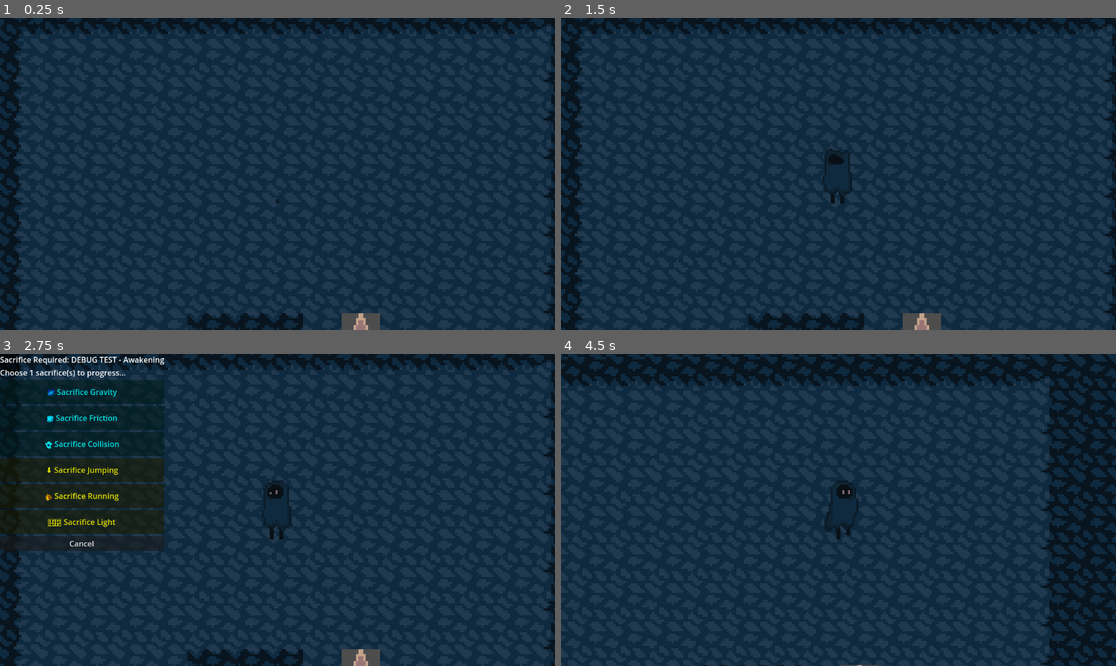
Above: before the commit, frames 1-4 (two rows, left to right).
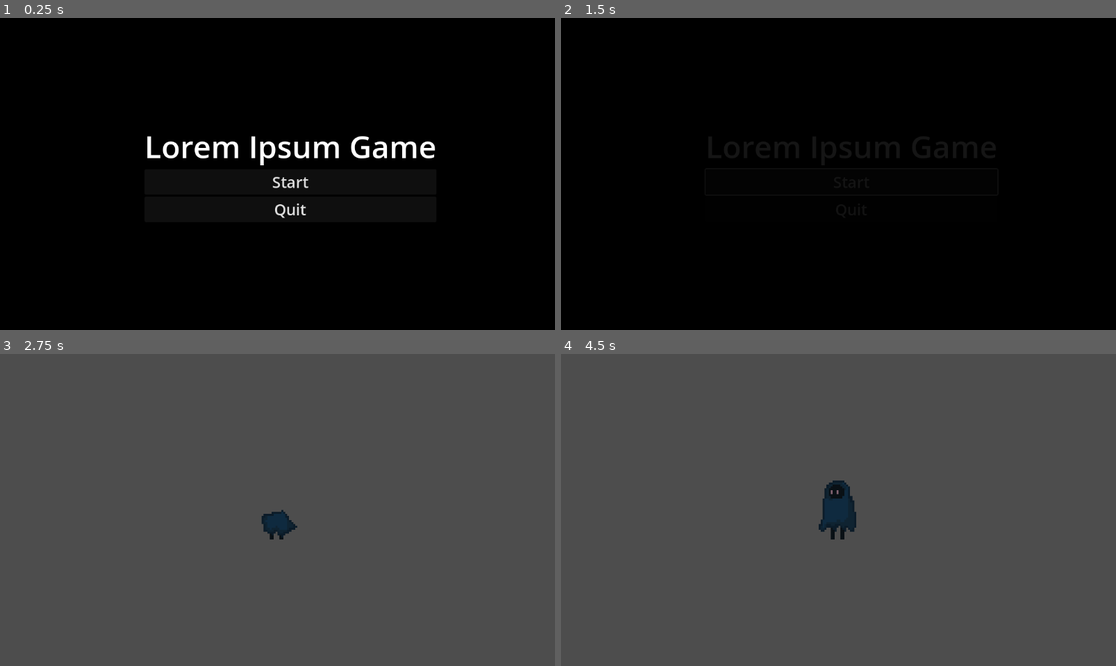
Above: after the commit, the same moments.

Repository: Sukarth/Hackclub-Jumpstart-Game
Game: Godot game, scene res://main_menu.tscn
Two runs of this game, one before a commit and one after it. Both use one fixed random seed, a clock stepped at 60 frames per second and the inputs below. Before the commit the project starts from res://game.tscn.
Inputs (mouse positions are in pixels of both pictures, inside the frame that each line leads up to):
- Up to frame 1 (0.25 s): no input
- Up to frame 2 (1.5 s): click (849, 183) at 0.5 s, where only the run after the commit has a clickable "Start"; click (849, 183) at 1.25 s, where only the run after the commit has a clickable "Start"
- Up to frame 3 (2.75 s): tap Enter at 2 s; hold D (move_right) from 2.03 s (still down); hold Up (trigger_sacrifice) from 2.03 s (still down); tap Space (jump) at 2.27 s
- Up to frame 4 (4.5 s): release D (move_right) at 2.75 s; release Up (trigger_sacrifice) at 2.75 s; click (644, 391) at 2.75 s, where only the run before the commit has a clickable "🌌 Sacrifice Gravity"; tap Space (jump) at 3.5, 3.77 s; hold D (move_right) 3.53-4.25 s; tap Down (show_progress) at 3.6 s; tap Up (trigger_sacrifice) at 3.8 s; click (644, 391) at 4.25 s, where only the run before the commit has a clickable "🧊 Sacrifice Friction"

The runs differ from the first frame. In frame 1, 100% of the frame differs, in the area x 0-100%, y 0-100%; in frame 2, 100%; in frame 3, 99%; in frame 4, 99%.

Commit message:
basic main menu

Diff:
--- /dev/null
+++ b/main_menu.tscn
@@ -0,0 +1,111 @@
+[gd_scene load_steps=5 format=3 uid="uid://fdr1rpk4bp1t"]
+
+[ext_resource type="Script" uid="uid://chl2jix5td472" path="res://scripts/MainMenu.gd" id="1_06t4h"]
+
+[sub_resource type="Animation" id="Animation_06t4h"]
+resource_name = "fade_out"
+tracks/0/type = "value"
+tracks/0/imported = false
+tracks/0/enabled = true
+tracks/0/path = NodePath("../FadeBox:color:a")
+tracks/0/interp = 1
+tracks/0/loop_wrap = true
+tracks/0/keys = {
+"times": PackedFloat32Array(0, 1),
+"transitions": PackedFloat32Array(1, 1),
+"update": 0,
+"values": [0.0, 1.0]
+}
+
+[sub_resource type="Animation" id="Animation_7vrkn"]
+length = 0.001
+tracks/0/type = "value"
+tracks/0/imported = false
+tracks/0/enabled = true
+tracks/0/path = NodePath("../FadeBox:color:a")
+tracks/0/interp = 1
+tracks/0/loop_wrap = true
+tracks/0/keys = {
+"times": PackedFloat32Array(0),
+"transitions": PackedFloat32Array(1),
+"update": 1,
+"values": [0.0]
+}
+
+[sub_resource type="AnimationLibrary" id="AnimationLibrary_fu7sn"]
+_data = {
+&"RESET": SubResource("Animation_7vrkn"),
+&"fade_out": SubResource("Animation_06t4h")
+}
+
+[node name="MainMenu" type="Control"]
+layout_mode = 3
+anchors_preset = 15
+anchor_right = 1.0
+anchor_bottom = 1.0
+grow_horizontal = 2
+grow_vertical = 2
+size_flags_horizontal = 4
+size_flags_vertical = 4
+mouse_filter = 1
+script = ExtResource("1_06t4h")
+
+[node name="ColorRect2" type="ColorRect" parent="."]
+layout_mode = 0
+offset_right = 1152.0
+offset_bottom = 648.0
+mouse_filter = 2
+color = Color(0, 0, 0, 1)
+
+[node name="MarginContainer" type="MarginContainer" parent="."]
+layout_mode = 0
+offset_right = 1206.0
+offset_bottom = 647.0
+mouse_filter = 2
+theme_override_constants/margin_left = 300
+theme_override_constants/margin_right = 300
+
+[node name="VBoxContainer" type="VBoxContainer" parent="MarginContainer"]
+layout_mode = 2
+alignment = 1
+
+[node name="Label" type="Label" parent="MarginContainer/VBoxContainer"]
+layout_mode = 2
+theme_override_font_sizes/font_size = 64
+text = "Lorem Ipsum Game"
+horizontal_alignment = 1
+
+[node name="StartButton" type="Button" parent="MarginContainer/VBoxContainer"]
+unique_name_in_owner = true
+z_index = 1
+layout_mode = 2
+mouse_filter = 1
+theme_override_font_sizes/font_size = 32
+text = "Start"
+
+[node name="QuitButton" type="Button" parent="MarginContainer/VBoxContainer"]
+unique_name_in_owner = true
+z_index = 1
+layout_mode = 2
+mouse_filter = 1
+theme_override_font_sizes/font_size = 32
+text = "Quit"
+
+[node name="FadeBox" type="ColorRect" parent="."]
+z_index = 2
+layout_mode = 0
+offset_right = 1152.0
+offset_bottom = 648.0
+mouse_filter = 2
+color = Color(0, 0, 0, 0)
+
+[node name="FadeAnimator" type="AnimationPlayer" parent="FadeBox"]
+unique_name_in_owner = true
+root_node = NodePath("../../MarginContainer")
+libraries = {
+&"": SubResource("AnimationLibrary_fu7sn")
+}
+
+[connection signal="pressed" from="MarginContainer/VBoxContainer/StartButton" to="." method="_on_start_pressed"]
+[connection signal="pressed" from="MarginContainer/VBoxContainer/QuitButton" to="." method="_on_quit_pressed"]
+[connection signal="animation_finished" from="FadeBox/FadeAnimator" to="." method="_on_fade_animator_animation_finished"]
--- a/project.godot
+++ b/project.godot
@@ -11,7 +11,7 @@
 [application]
 
 config/name="sacrifices must be made"
-run/main_scene="uid://yele7q4tlin3"
+run/main_scene="uid://fdr1rpk4bp1t"
 config/features=PackedStringArray("4.5", "Forward Plus")
 config/icon="res://icon.svg"
 
--- a/scripts/LevelManager.gd
+++ b/scripts/LevelManager.gd
@@ -80,20 +80,20 @@
 
 func _ready():
 	add_to_group("level_manager")
-	print("🗺 LevelManager ready")
+	print("LevelManager ready")
 	# Connect to GameManager signals if needed
 
 func set_sacrifice_ui(ui_node: Control):
-	print("🗺 LevelManager.set_sacrifice_ui() called with: ", ui_node)
+	print("LevelManager.set_sacrifice_ui() called with: ", ui_node)
 	sacrifice_ui = ui_node
 	if sacrifice_ui:
-		print("  UI node is valid, connecting signals...")
+		print("UI node is valid, connecting signals...")
 		# Connect to sacrifice UI signals
 		sacrifice_ui.sacrifice_made.connect(_on_sacrifice_made)
 		sacrifice_ui.choice_cancelled.connect(_on_sacrifice_cancelled)
-		print("📝 Connected to SacrificeChoice UI - reference stored!")
-	else:
-		print("  ⚠️ UI node is null!")
+		print("Connected to SacrificeChoice UI - reference stored!")
+	else:
+		print("UI node is null!")
 
 func start_level(level_key: String):
 	if not level_key in levels:
@@ -103,12 +103,12 @@
 	current_level = level_key
 	var level_data = levels[level_key]
 
-	print("🎆 Starting level: ", level_data.name)
-	print("  Description: ", level_data.description)
+	print("Starting level: ", level_data.name)
+	print("Description: ", level_data.description)
 
 	# Check if sacrifices are required
 	if level_data.sacrifice_count > 0:
-		print("⚠️ Level requires ", level_data.sacrifice_count, " sacrifice(s)")
+		print("Level requires ", level_data.sacrifice_count, " sacrifice(s)")
 		# Don't auto-trigger sacrifice UI - let level design decide when
 		return true
 	else:
@@ -134,13 +134,13 @@
 			available_sacrifices.append(sacrifice)
 
 	if available_sacrifices.is_empty():
-		print("⚠️ No available sacrifices left for this level!")
+		print("No available sacrifices left for this level!")
 		# Maybe allow progression anyway or show different message
 		return
 
-	print("🔮 Triggering sacrifice requirement...")
+	print("Triggering sacrifice requirement...")
 	if reason:
-		print("  Reason: ", reason)
+		print("Reason: ", reason)
 
 	# Show sacrifice UI if available
 	if sacrifice_ui:
@@ -154,8 +154,8 @@
 		# Emit signal for manual handling
 		sacrifice_required.emit(level_data.name, available_sacrifices)
 
-func _on_sacrifice_made(sacrifice_type: String, sacrifice_name: String):
-	print("✨ LevelManager: Sacrifice completed - ", sacrifice_name)
+func _on_sacrifice_made(_sacrifice_type: String, sacrifice_name: String):
+	print("LevelManager: Sacrifice completed - ", sacrifice_name)
 
 	# Check if level can now progress
 	var level_data = levels.get(current_level, {})
--- a/scripts/LevelTransition.gd
+++ b/scripts/LevelTransition.gd
@@ -6,17 +6,17 @@
 
 func _ready():
 	body_entered.connect(_on_player_entered)
-	print("🚪 Level transition ready - leads to: ", level_name)
+	print("Level transition ready - leads to: ", level_name)
 
 func _on_player_entered(body):
 	if body.is_in_group("player"):
-		print("🚀 Player reached end - transitioning to: ", level_name)
+		print("Player reached end - transitioning to: ", level_name)
 
 		if next_level_path != "":
 			# Small delay for effect
 			await get_tree().create_timer(0.5).timeout
 			get_tree().change_scene_to_file(next_level_path)
 		else:
-			print("🎉 Game Complete! No next level set.")
+			print("Game Complete! No next level set.")
 			# Show win screen or restart
 			get_tree().change_scene_to_file("res://game.tscn") # Go back to main scene
--- a/scripts/MainMenu.gd
+++ b/scripts/MainMenu.gd
@@ -1,24 +1,25 @@
 # MainMenu.gd - Simple main menu
 extends Control
 
-func _ready():
-	# Connect buttons (you'll add these in the scene)
-	if has_node("VBoxContainer/StartButton"):
-		$VBoxContainer/StartButton.pressed.connect(_on_start_pressed)
-	if has_node("VBoxContainer/QuitButton"):
-		$VBoxContainer/QuitButton.pressed.connect(_on_quit_pressed)
-
-	print("🎮 Main Menu Ready")
 
 func _on_start_pressed():
-	print("🚀 Starting game...")
-	get_tree().change_scene_to_file("res://levels/tutorial/tutorial_01.tscn")
+	%FadeAnimator.play("fade_out")
 
 func _on_quit_pressed():
-	print("👋 Quitting game...")
 	get_tree().quit()
+
 
 # Handle keyboard input
 func _input(event):
 	if event.is_action_pressed("jump"): # Space bar to start
 		_on_start_pressed()
+
+
+func _on_fade_animator_animation_finished(anim_name: StringName) -> void:
+	match anim_name:
+		"fade_out":
+			get_tree().change_scene_to_file("res://levels/stable_realm/stable_entrance.tscn")
+			pass
+		_:
+			pass
+	pass # Replace with function body.
